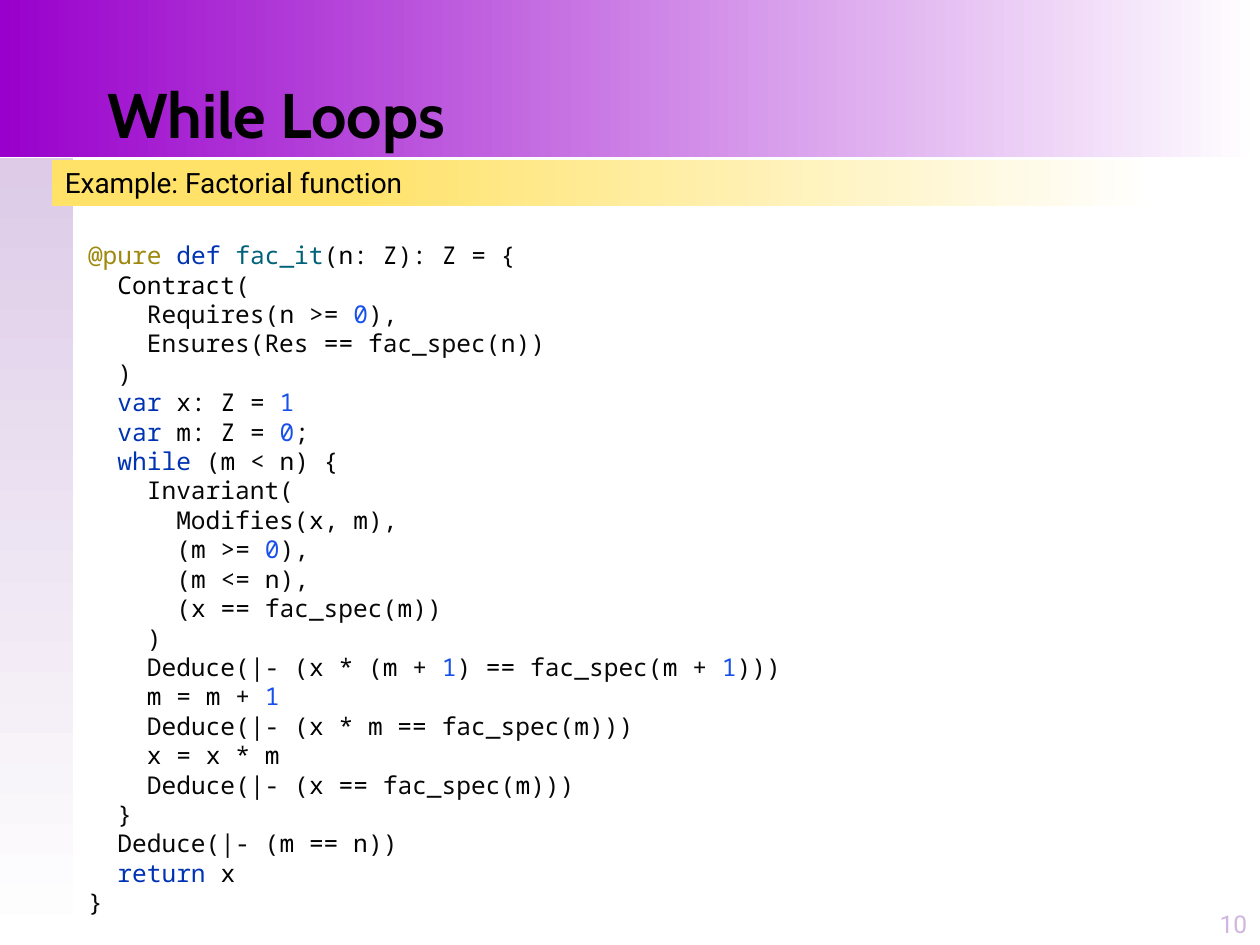
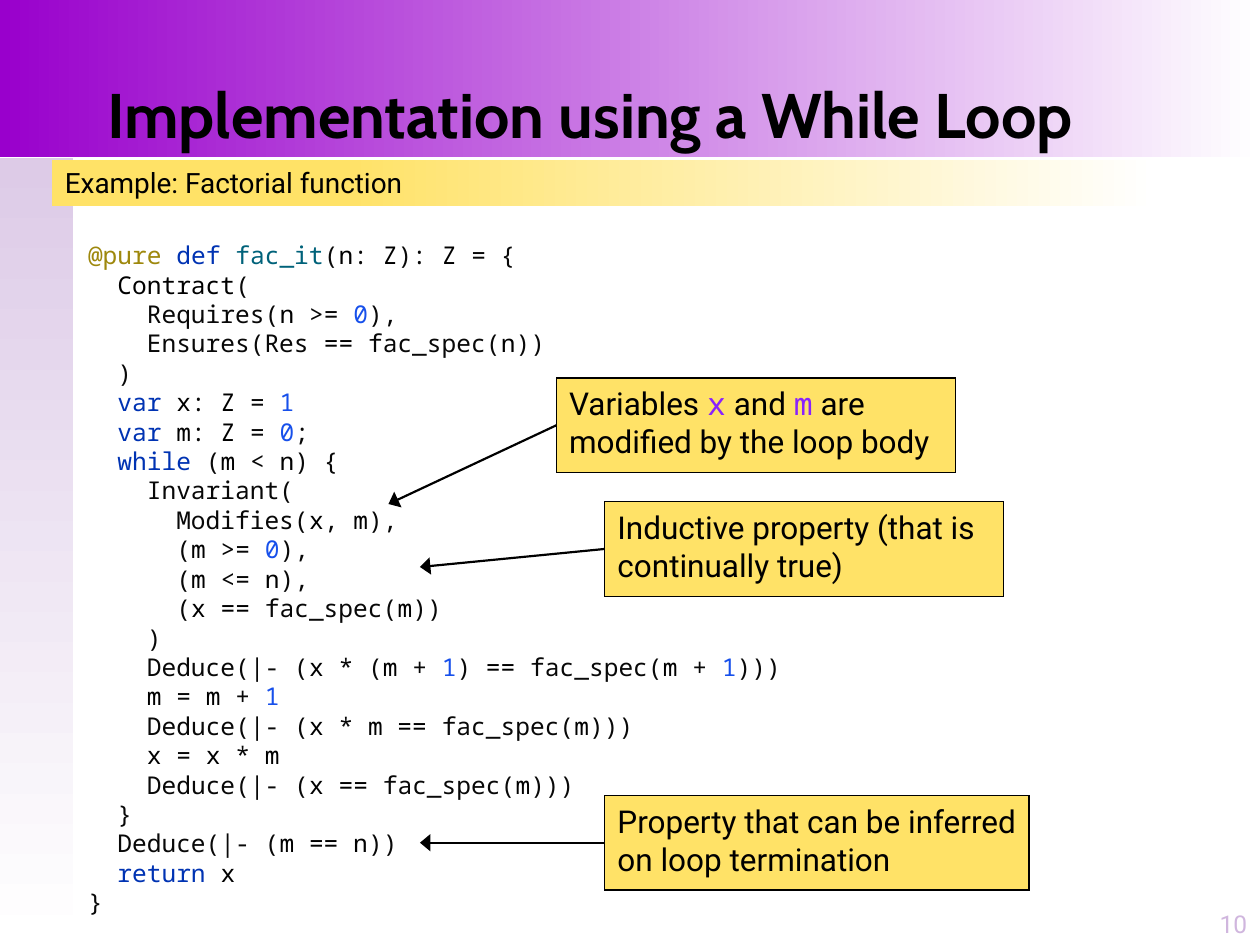
Before and after one commit to santoslab/stress24, a slide deck: slide 10 of slides/M-02-01-Loops-Invariants.pptx. Drawn at 1260x945 pixels with LibreOffice and Linux fonts; fonts in the diff are those of the drawing. Boxes give left, top, right and bottom in pixels: in the first picture for what was removed or moved away, otherwise in the second. Text is boxed around its words. In the diff, an @@ line names an element or a change of style, - is before the commit and + after.

```diff
--- a/slides/M-02-01-Loops-Invariants.pptx
+++ b/slides/M-02-01-Loops-Invariants.pptx
@@ title at bbox=[107, 85, 1073, 153]: text changed @@
-While Loops
+Implementation using a While Loop
@@ rectangle added at bbox=[557, 378, 956, 472], fill #FFE267, outline #000000 0.75 pt, 18 pt, text #000000 @@
+Variables x and m are modified by the loop body
@@ arrow added from (557, 426) to (388, 504), #000000 1.25 pt @@
@@ rectangle added at bbox=[605, 501, 1004, 596], fill #FFE267, outline #000000 0.75 pt, 18 pt, text #000000 @@
+Inductive property (that is continually true)
@@ arrow added from (605, 549) to (420, 567), #000000 1.25 pt @@
@@ rectangle added at bbox=[605, 795, 1029, 890], fill #FFE267, outline #000000 0.75 pt, 18 pt, text #000000 @@
+Property that can be inferred on loop termination
@@ arrow added from (605, 843) to (420, 843), #000000 1.25 pt @@
```
Also in this commit, not shown: 1 other slide changed, 2 other files.
